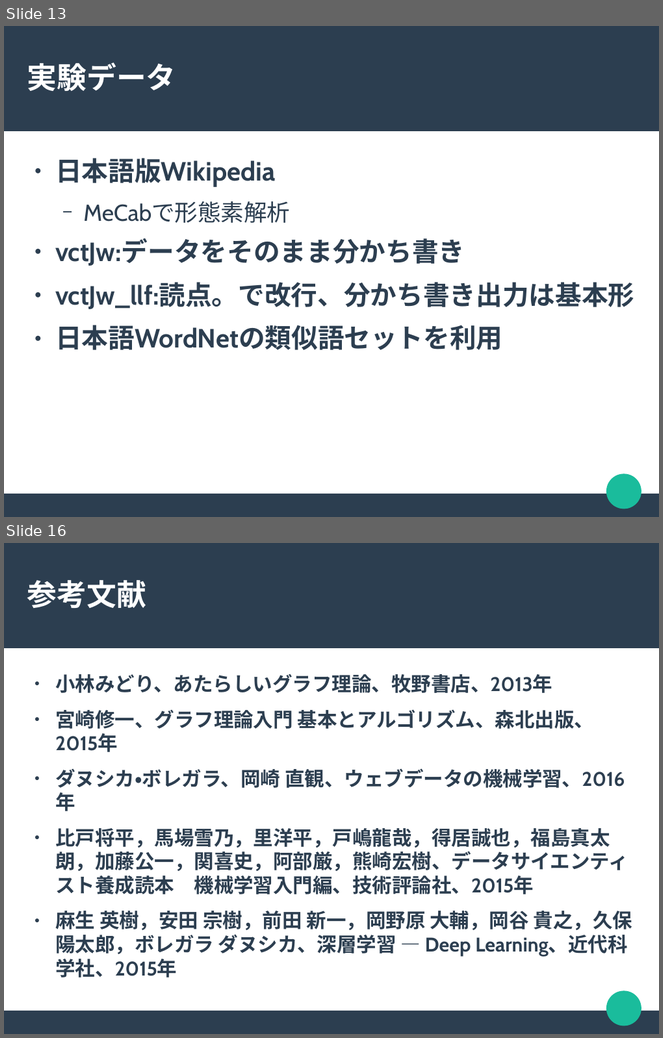
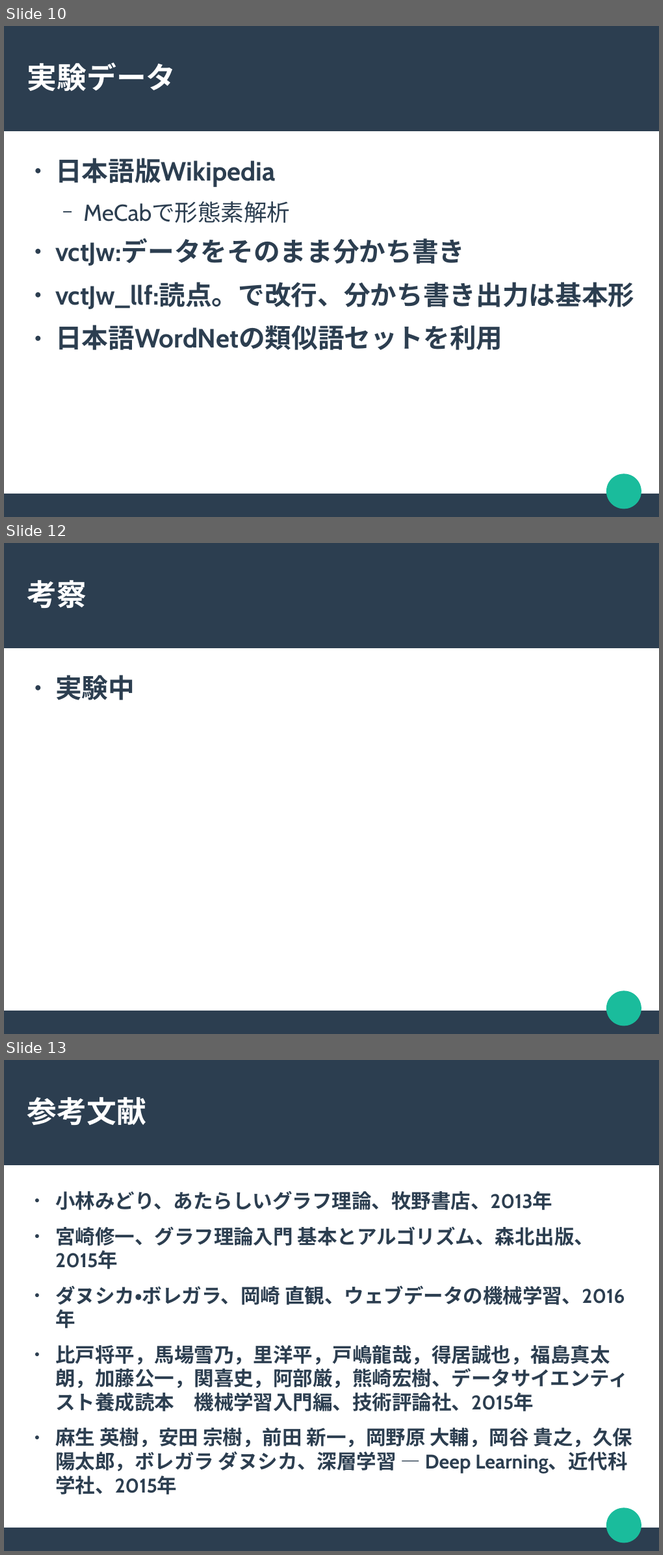
Before and after one commit to chocolaolantan/thesis, a slide deck: note/ハンガリアン法による語の相似関係抽出.odp. Shown one above the other, each under a label of ours: slides 13 and 16 before the commit, slides 10, 12 and 13 after it; the slides between them are not shown. The pictures are 663x1038 and 663x1555 pixels, drawn with LibreOffice and Linux fonts; fonts in the diff are those of the drawing. Boxes give left, top, right and bottom in pixels: in the first picture for what was removed or moved away, otherwise in the second. Text is boxed around its words. In the diff, an @@ line names an element or a change of style, - is before the commit and + after.

Commit message:
実験結果まとめ開始

```diff
--- a/note/ハンガリアン法による語の相似関係抽出.odp
+++ b/note/ハンガリアン法による語の相似関係抽出.odp
@@ slide 12 added at (4, 543, 659, 1034), background #FFFFFF; not listed: 3 template elements that a slide beside it also shows @@
@@ title added at (27, 580, 87, 608), 36 pt, text #FFFFFF, bold @@
+考察
@@ text added at (55, 675, 135, 700), 32 pt, text #2C3E50, bold @@
+● 実験中
@@ what was slide 13 is now slide 10 @@
@@ what was slide 16 is now slide 13 @@
```
Also in this commit, not shown: 1 slide changed, 5 other slides added, 9 slides removed, 10 other files.
